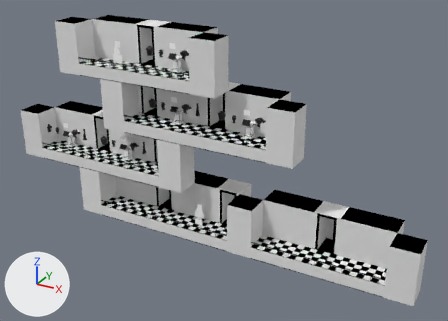
The Blender file data/LibPlayer.blend, before and after one commit.
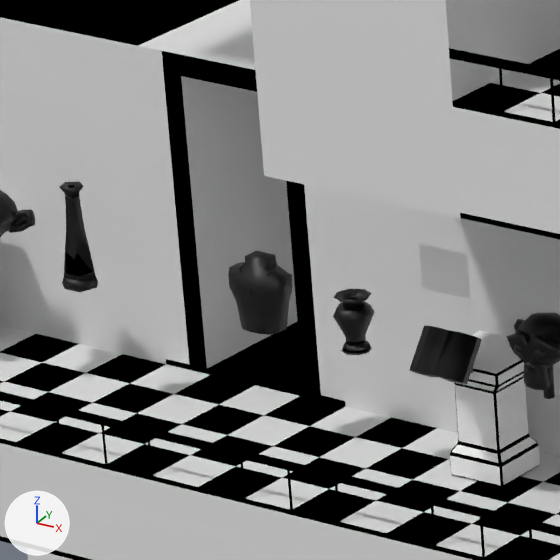
The first picture shows the older version from a 50 mm camera at (27.3, -36.6, 13.3) aimed at (6.6, 1.1, -5.5). The close-ups show both versions on the part from 17% to 30% of the width and 34% to 52% of the height of that picture; other places that the commit changed are outside them. Every picture has the same lights, and +X, +Y and +Z are marked at lower left.

Names of what the first close-up shows: 'Door1.002', 'Door1.003', 'Ground1.008', 'Ground1.010', 'Ground1.011', 'Item.003', 'Item.004', 'Wall1.015', 'Wall1.024', 'Wall1.025', 'Wall1.026', 'Wall1.027'.
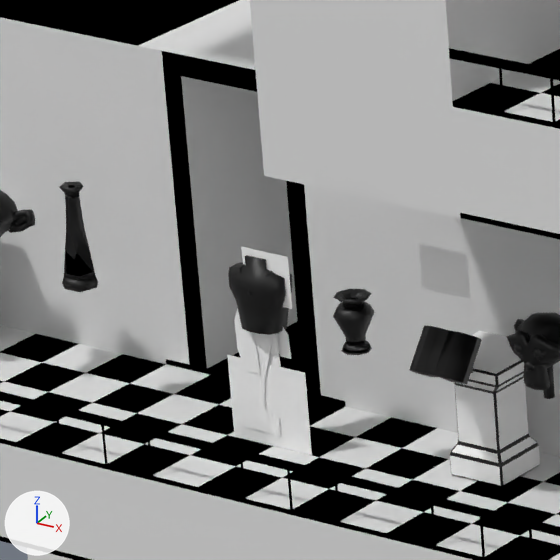
Changed parts and their boxes (x1, y1, x2, y2) in the close-ups (560 x 560 px):
'Player.001', moved (not visible before): after (227, 247, 312, 455)

The change in detail:
Object 'Player.001' (ob_player_001) moves from (-2.0, 0.0, 1.0) to (-4.0, 0.0, -7.0).
